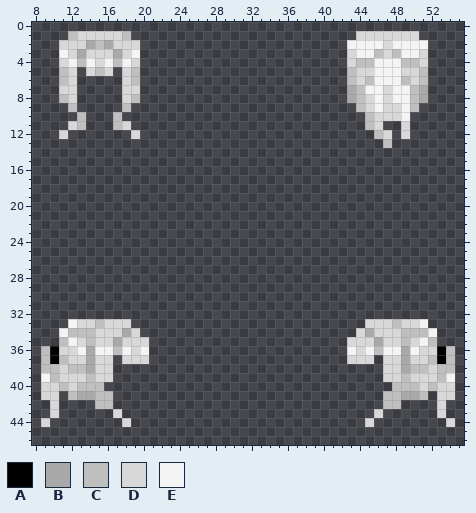
One commit to this pixel-art sprite: Resources/Textures/_Impstation/Mobs/Customization/Humanoid/hair.rsi/spiderlily.png. This is how it looked before the edit.
The file is 64x64 pixels. Shown: x 8..55, y 0..46.
Palette (. is transparent): A #000000  B #a9a9a9  C #bfbfbf  D #d8d8d8  E #f4f4f4
Pixels before, first column x 9:
 1 ...CDDDDDC.........................DDDDDDD....
 2 ..DDDBCBDDD.......................EEEEDEEEE...
 3 ..EDBDDDBDE.......................DEECDCEED...
 4 ..DECEDECED.......................DCCEEECCD...
 5 ..CD.DCD.DC.......................CDDEEEDDC...
 6 ..CD.....DC.......................CDCEEECDC...
 7 ..DD.....DD.......................BCEEDEECB...
 8 ..CD.....DC.......................BCDEDEECB...
 9 ...C.....C.........................CDEDDEC....
10 ....C...C...........................CDDDE.....
11 ...DC...CD..........................CD..D.....
12 ..D.......D..........................CD.D.....
13 ......................................C.......
14 ..............................................
15 ..............................................
16 ..............................................
17 ..............................................
18 ..............................................
19 ..............................................
20 ..............................................
21 ..............................................
22 ..............................................
23 ..............................................
24 ..............................................
25 ..............................................
26 ..............................................
27 ..............................................
28 ..............................................
29 ..............................................
30 ..............................................
31 ..............................................
32 ..............................................
33 ...EDDCDDD..........................DDDCDDE...
34 ..ECCCDDDBD........................DBDDDCCCE..
35 ..CEDCDDBDDD......................DDDBDDCDEC..
36 CADDEBEECEDE......................EDECEEBEDDAC
37 CACDDBDD.DDD......................DDD.DDBDDCAC
38 CCDCCBDD..............................DDBCCDCC
39 ECDDDCDD..............................DDCDDDCE
40 DDCDCCC................................CCCDCDD
41 DD.CBBCC..............................CCBBC.DD
42 .D....CC..............................CC....D.
43 .D......D............................D......D.
44 D........D..........................D........D
And afterwards:
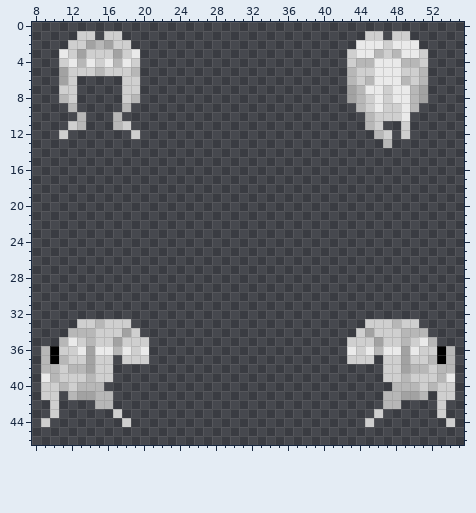
Edits made:
colour B: #a9a9a9 -> #a2a2a2
colour C: #bfbfbf -> #b7b7b7
colour D: #d8d8d8 -> #cfcfcf
colour E: #f4f4f4 -> #eaeaea
Changed rows in their new state; - is a pixel that keeps its letter.
first column x 11:
 1 -.--.--.-------------------------.--.--.-
 2 .-------.-----------------------.-------.
 5 B-D---D----------------------------------
 6 B-------D--------------------------------
first column x 11:
33 -.--------------------------------------.-
34 .----------------------------------------.
